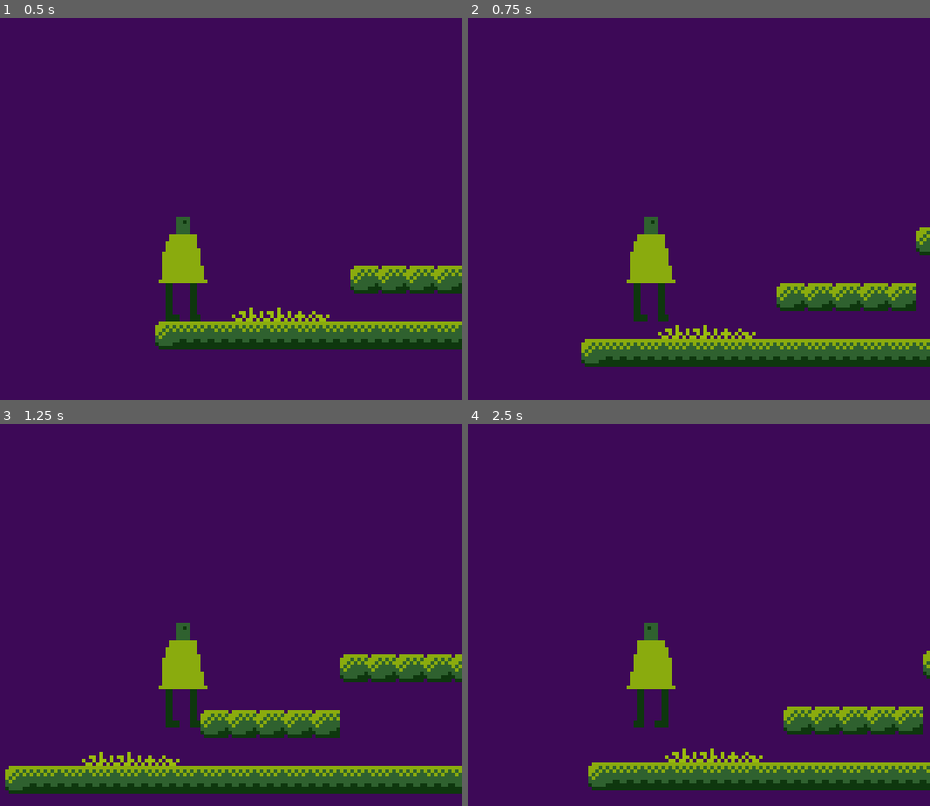
Above: before the commit, frames 1-4 (two rows, left to right).
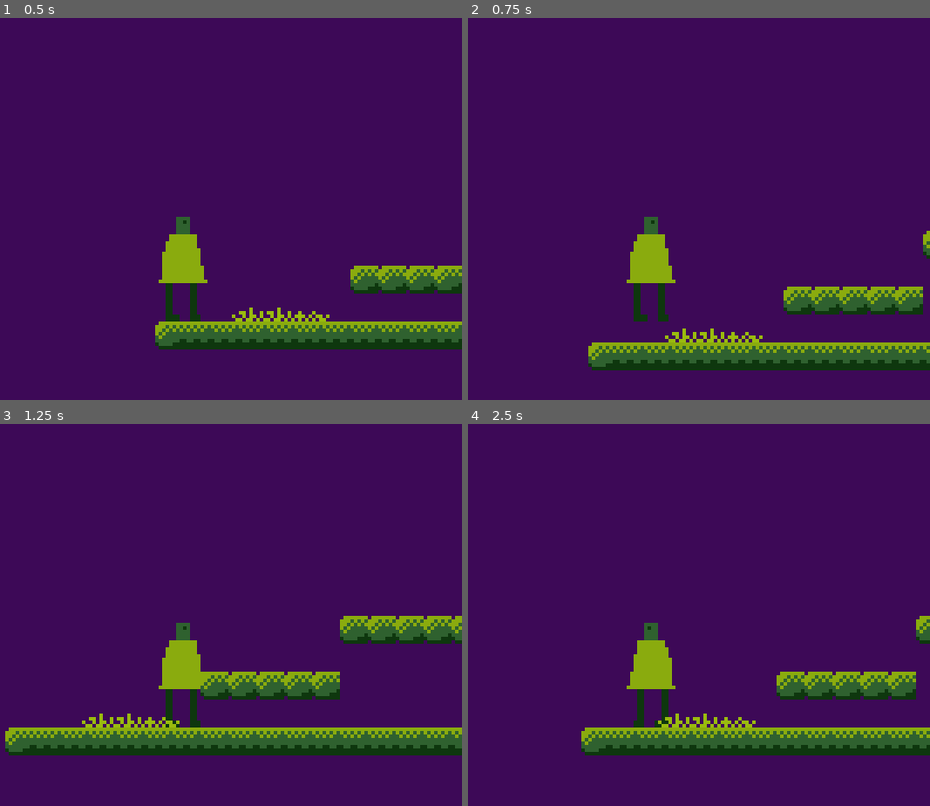
Above: after the commit, the same moments.

Repository: gutino/gamedev_studies
Game: Godot game, scene res://MainScene.tscn
The game is run twice, just before and just after one commit, with the same random seed, the same clock (stepped at 60 frames per second) and the same inputs.
Inputs:
- Up to frame 1 (0.5 s): no input
- Up to frame 2 (0.75 s): tap Enter (ui_accept) at 0.5 s; hold Right (ui_right) from 0.53 s (still down); hold Shift (ui_shift) from 0.53 s (still down)
- Up to frame 3 (1.25 s): keep holding Right (ui_right); keep holding Shift (ui_shift); tap Enter (ui_accept) at 0.77, 0.8, 1.07 s
- Up to frame 4 (2.5 s): release Shift (ui_shift) at 1.28 s; tap Enter (ui_accept) at 1.35, 1.52, 1.82, 2.3 s; tap Shift (ui_shift) at 1.55 s; release Right (ui_right) at 2.03 s; hold Left (ui_left) from 2.03 s (still down); hold Shift (ui_shift) from 2.03 s (still down)

Frame 1 is identical in both runs. In frame 2, 5.4% of the frame differs, in the area x 24-100%, y 54-93%; in frame 3, 22%, in the area x 1-100%, y 50-97%; in frame 4, 15%.

Commit message:
State Machine WIP

Diff:
--- /dev/null
+++ b/TMB_1/Idle.gd
@@ -0,0 +1,16 @@
+extends State
+
+func process(delta):
+
+	if Input.is_action_just_pressed("ui_accept") && _Actor.is_on_floor():
+		_Actor._IsJumping = true
+
+	if _Actor._IsJumping:
+		self._Machine.changeState("Jump")
+	elif (
+		Input.is_action_pressed("ui_left") ||
+		Input.is_action_pressed("ui_right")
+	):
+		self._Machine.changeState("Move")
+	else:
+		_Actor._CurrSpeed.x = lerp(_Actor._CurrSpeed.x, 0, _Actor._Deaccel)
--- /dev/null
+++ b/TMB_1/Jump.gd
@@ -0,0 +1,16 @@
+extends "res://Move.gd"
+
+func enter():
+	_Actor.get_node("JumpTimer").start(_Actor._JumpingDuration)
+	_Actor._IsJumping = true
+	_Actor._CurrSpeed.y = -_Actor._JumpForce
+
+func process(delta):
+
+	if (Input.is_action_just_released("ui_accept") || !_Actor._IsJumping):
+		self._Machine.changeState("Idle")
+
+	.process(delta)
+
+func exit():
+	_Actor._IsJumping = false
--- /dev/null
+++ b/TMB_1/Move.gd
@@ -0,0 +1,31 @@
+extends State
+
+func process(delta):
+
+	if !self.checkMovementInput():
+		_Machine.changeState("Idle")
+		return
+
+	self.getFinalXSpeed()
+
+func getFinalXSpeed() -> void:
+	var inputVelocity : float = _Actor._HorizontalVelocity
+
+	if Input.is_action_pressed("ui_shift"):
+		inputVelocity = _Actor._SprintVelocity
+
+
+	var inputStrength = (
+		Input.get_action_strength("ui_right") - Input.get_action_strength("ui_left")
+	)
+	_Actor._CurrSpeed.x = lerp(_Actor._CurrSpeed.x, inputVelocity * inputStrength, _Actor._Accel)
+
+func checkMovementInput() -> bool:
+	if (
+		Input.is_action_pressed("ui_left")  ||
+		Input.is_action_pressed("ui_right") ||
+		_Actor._IsJumping
+	):
+		return true
+	else:
+		return false
--- a/TMB_1/OurGuy.tscn
+++ b/TMB_1/OurGuy.tscn
@@ -1,6 +1,10 @@
-[gd_scene load_steps=4 format=2]
+[gd_scene load_steps=8 format=2]
 
 [ext_resource path="res://OurGuy.png" type="Texture" id=1]
+[ext_resource path="res://StateMachine.gd" type="Script" id=2]
+[ext_resource path="res://Idle.gd" type="Script" id=3]
+[ext_resource path="res://Move.gd" type="Script" id=4]
+[ext_resource path="res://Jump.gd" type="Script" id=5]
 
 [sub_resource type="GDScript" id=1]
 script/source = "extends KinematicBody2D
@@ -20,67 +24,39 @@
 var _IsJumping := false
 var _GoingLeft := false
 
-func getFinalXSpeed() -> void:
-  var inputVelocity := _HorizontalVelocity
-
-  if Input.is_action_pressed(\"ui_shift\"):
-    inputVelocity = _SprintVelocity
-
-  if Input.is_action_pressed(\"ui_right\") || Input.is_action_pressed(\"ui_left\"):
-    var inputStrength = (
-      Input.get_action_strength(\"ui_right\") - Input.get_action_strength(\"ui_left\")
-    )
-    _CurrSpeed.x = lerp(_CurrSpeed.x, inputVelocity * inputStrength, _Accel)
-  else:
-    _CurrSpeed.x = lerp(_CurrSpeed.x, 0, _Deaccel)
+func calcSpriteSide() -> void:
+	if _CurrSpeed.x > 0 && _GoingLeft:
+		_GoingLeft = false
+		$Sprite.scale.x *= -1
+	elif _CurrSpeed.x < 0 && !_GoingLeft:
+		_GoingLeft = true
+		$Sprite.scale.x *= -1
 
 func getFinalYSpeed() -> void:
-  if self.is_on_floor():
-    _CurrSpeed.y = 1.0
-  else:
-    if _IsJumping:
-      _CurrSpeed.y = lerp(_CurrSpeed.y, 0, _JumpDeaccel)
-    else:
-      _CurrSpeed.y = lerp(_CurrSpeed.y, _GravityVelocity, _GravAcceleration)
-
-func _ready():
-  $JumpTimer.one_shot = true
-
-func calcSpriteSide() -> void:
-  if _CurrSpeed.x > 0 && _GoingLeft:
-    _GoingLeft = false
-    $Sprite.scale.x *= -1
-  elif _CurrSpeed.x < 0 && !_GoingLeft:
-    _GoingLeft = true
-    $Sprite.scale.x *= -1
+	if self.is_on_floor():
+		self._CurrSpeed.y = 1.0
+	else:
+		if self._IsJumping:
+			self._CurrSpeed.y = lerp(self._CurrSpeed.y, 0, self._JumpDeaccel)
+		else:
+			self._CurrSpeed.y = lerp(self._CurrSpeed.y, self._GravityVelocity, self._GravAcceleration)
 
 func _process(delta):
-  var floorAngle : float
 
-  self.getFinalXSpeed()
+	if self._IsJumping:
+		self.move_and_slide(self._CurrSpeed, Vector2.UP, true)
+	else:
+		self.move_and_slide_with_snap(self._CurrSpeed, Vector2.DOWN, Vector2.UP, true)
 
-  if Input.is_action_just_pressed(\"ui_accept\") && self.is_on_floor():
-    _IsJumping = true
-    _CurrSpeed.y = -_JumpForce
-    $JumpTimer.start(_JumpingDuration)
-  elif Input.is_action_just_released(\"ui_accept\"):
-    $JumpTimer.stop()
-    _IsJumping = false
-  else:
-    self.getFinalYSpeed()
+	self.getFinalYSpeed()
 
-  if _IsJumping:
-    self.move_and_slide(_CurrSpeed, Vector2.UP, true)
-  else:
-    self.move_and_slide_with_snap(_CurrSpeed, Vector2.DOWN, Vector2.UP, true)
-
-  calcSpriteSide()
+	calcSpriteSide()
 
 func _on_JumpTimer_timeout():
-  _IsJumping = false
+	_IsJumping = false
 
 func _on_Coin_pickedUp():
-  print(\"Peguei!!\")
+	print(\"Peguei!!\")
 "
 
 [sub_resource type="RectangleShape2D" id=2]
@@ -88,6 +64,18 @@
 
 [node name="OurGuy" type="KinematicBody2D"]
 script = SubResource( 1 )
+
+[node name="StateMachine" type="Node" parent="."]
+script = ExtResource( 2 )
+
+[node name="Idle" type="Node" parent="StateMachine"]
+script = ExtResource( 3 )
+
+[node name="Move" type="Node" parent="StateMachine"]
+script = ExtResource( 4 )
+
+[node name="Jump" type="Node" parent="StateMachine"]
+script = ExtResource( 5 )
 
 [node name="Sprite" type="Sprite" parent="."]
 position = Vector2( 0, -16 )
@@ -98,6 +86,7 @@
 shape = SubResource( 2 )
 
 [node name="JumpTimer" type="Timer" parent="."]
+one_shot = true
 
 [node name="Camera2D" type="Camera2D" parent="."]
 position = Vector2( 0, -15 )
--- /dev/null
+++ b/TMB_1/State.gd
@@ -0,0 +1,18 @@
+extends Node
+
+class_name State
+
+var _Actor : KinematicBody2D
+onready var _Machine := self.get_parent()
+
+func enter():
+	pass
+
+func exit():
+	pass
+
+func process(delta):
+	pass
+
+func physics_process(delta):
+	pass
--- /dev/null
+++ b/TMB_1/StateMachine.gd
@@ -0,0 +1,34 @@
+extends Node
+
+class_name StateMachine
+
+onready var _Actor : KinematicBody2D = self.get_parent()
+onready var _CurrState := $Idle
+
+func _ready():
+	for state in self.get_children():
+		state._Actor = self.get_parent()
+
+func _process(delta):
+	_CurrState.process(delta)
+
+func _physics_process(delta):
+	_CurrState.physics_process(delta)
+
+func changeState(nextState:String) -> void:
+	var nextStateNode : State = self.get_node_or_null(nextState)
+
+	print("----------------------\nChanging state\nCurrent: "+self._CurrState.name+"\nNext:"+nextState)
+
+	if (_CurrState == nextStateNode):
+		print("Same state, change canceled")
+		return
+
+	_CurrState.exit()
+
+	if nextStateNode == null:
+		nextStateNode = State.new()
+	else:
+		nextStateNode.enter()
+
+	self._CurrState = nextStateNode
--- a/TMB_1/project.godot
+++ b/TMB_1/project.godot
@@ -8,9 +8,20 @@
 
 config_version=4
 
-_global_script_classes=[  ]
+_global_script_classes=[ {
+"base": "Node",
+"class": "State",
+"language": "GDScript",
+"path": "res://State.gd"
+}, {
+"base": "Node",
+"class": "StateMachine",
+"language": "GDScript",
+"path": "res://StateMachine.gd"
+} ]
 _global_script_class_icons={
-
+"State": "",
+"StateMachine": ""
 }
 
 [application]
@@ -18,10 +29,6 @@
 config/name="TMB_1"
 run/main_scene="res://MainScene.tscn"
 config/icon="res://icon.png"
-
-[debug]
-
-settings/fps/force_fps=30
 
 [display]
 
